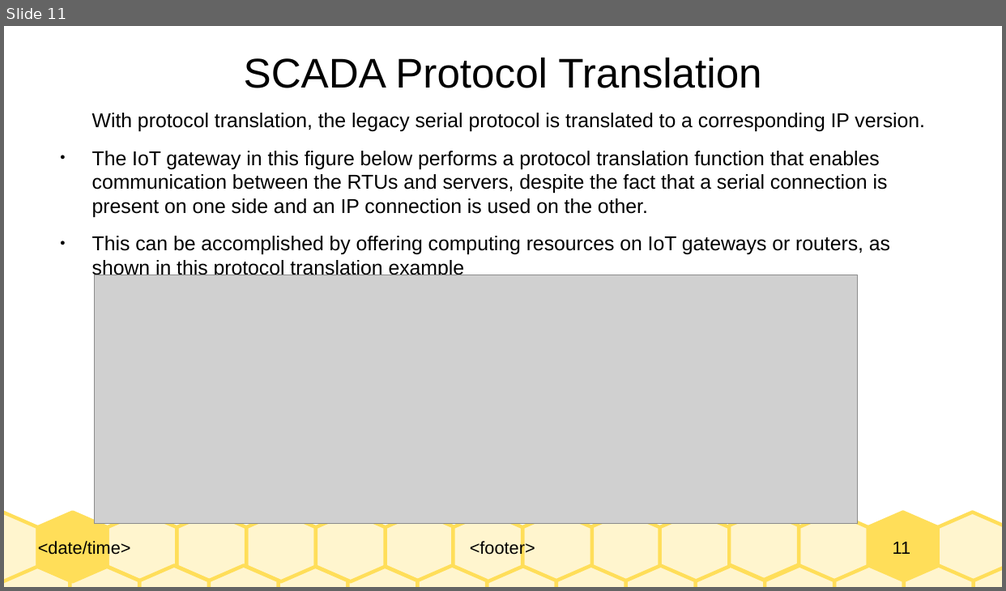
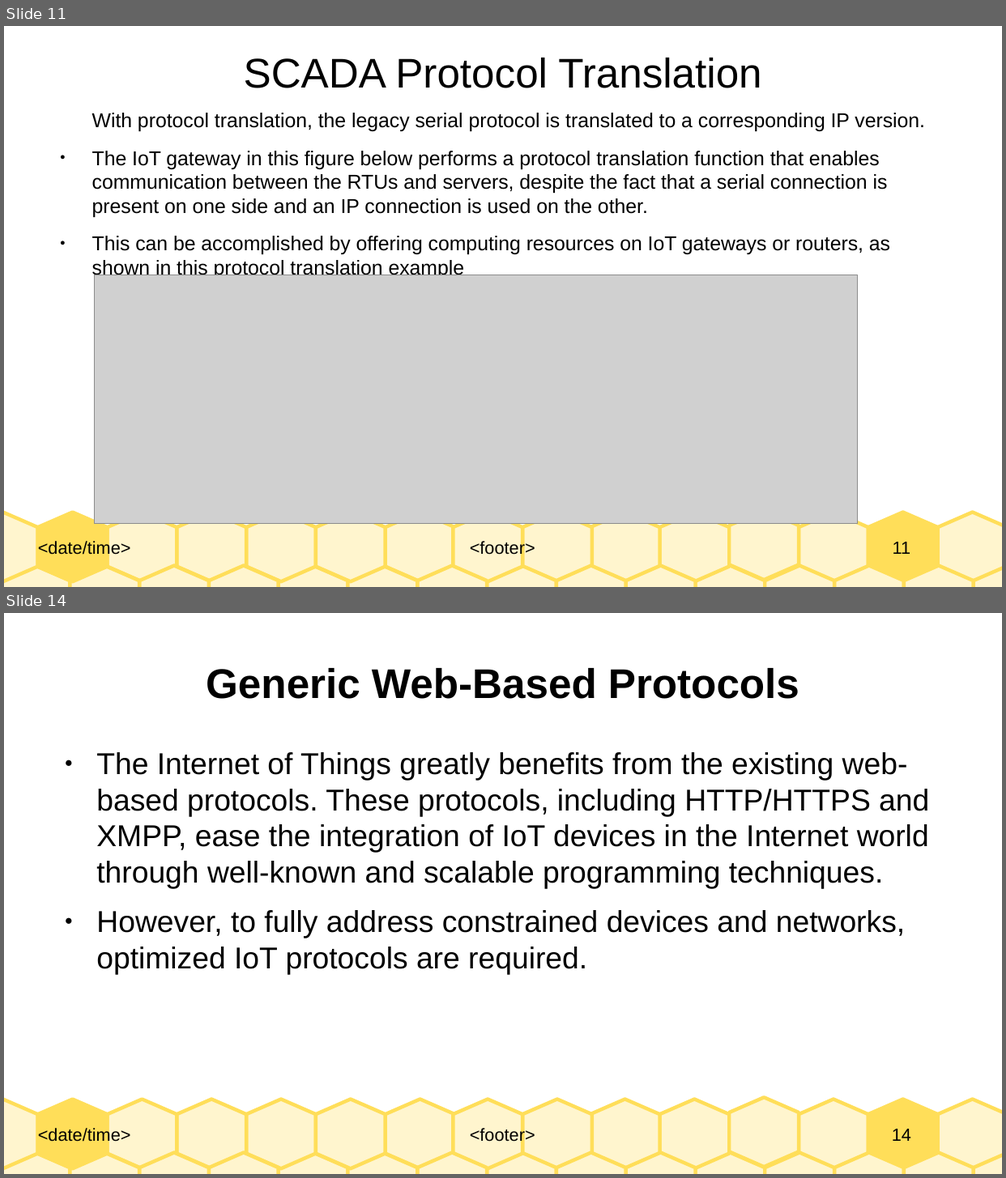
Before and after one commit to Dihfahsih1/Masters-Software-Engineering, a slide deck: yr-sem1/IoT/chapter-6-slides.odp. Shown one above the other, each under a label of ours: slide 11 before the commit, slides 11 and 14 after it; the slides between them are not shown. The pictures are 1006x591 and 1006x1178 pixels, drawn with LibreOffice and Linux fonts; fonts in the diff are those of the drawing; grey boxes stand for pictures. Boxes give left, top, right and bottom in pixels: in the first picture for what was removed or moved away, otherwise in the second. Text is boxed around its words. In the diff, an @@ line names an element or a change of style, - is before the commit and + after.

```diff
--- a/yr-sem1/IoT/chapter-6-slides.odp
+++ b/yr-sem1/IoT/chapter-6-slides.odp
@@ slide 14 added at (x1=4, y1=613, x2=1002, y2=1174), background #FFFFFF; not listed: 33 template elements that a slide beside it also shows @@
@@ title added at (x1=206, y1=668, x2=799, y2=699), 33 pt, text #000000, bold @@
+Generic Web-Based Protocols
@@ text added at (x1=96, y1=752, x2=929, y2=975), 24 pt, text #000000 @@
+● The Internet of Things greatly benefits from the existing web-based protocols. These protocols, including HTTP/HTTPS and XMPP, ease the integration of IoT devices in the Internet world through well-known and scalable programming techniques.
+● However, to fully address constrained devices and networks, optimized IoT protocols are required.
```
Also in this commit, not shown: 11 other slides added, 1 other file.
